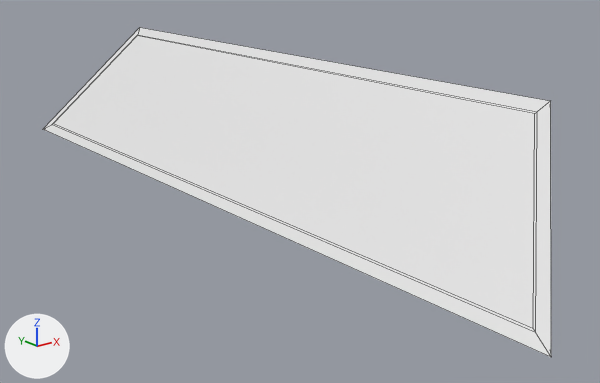
A saved change to the FBX model csgo_addons/surf_castle/models/ramps/jail/jail.fbx.
Both versions are drawn from a camera (50 mm lens) standing at (-14.8, -28.0, 3.4) and looking at (-0.6, -10.3, -3.7). The axes (+X, +Y, +Z) are drawn at lower left. The lights are the same throughout. Mesh edges are drawn as thin lines. Materials are left out; every surface is plain grey.

Names of what the first picture shows: 'lev_ramp.004'.
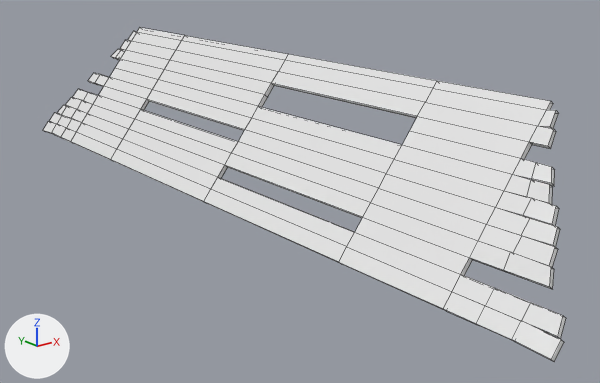
Changed parts and their boxes [x1, y1, x2, y2] in the pictures (600 x 383 px):
'lev_ramp.004', reshaped, rescaled: before [43, 27, 551, 357]; after [43, 28, 566, 362]

What changed in the scene script:
```text
Change me_lev_ramp_004:
    used by ob_lev_ramp_004; location = (0.0, 0.0, 0.0)
    remove me_lev_ramp_004.from_pydata(...)  # 14 vertices, 13 faces; spans x -3.0..0.0, y -20.4..2.6, z -3.9..0.0
    add me_lev_ramp_004.from_pydata(...)  # 372 vertices, 338 faces; spans x -3.6..0.1, y -24.1..3.0, z -4.7..0.0
    me_lev_ramp_004 part 1: 13 vertices removed from x -3.0..0.0, y -20.4..2.6, z -3.9..0.0; 371 vertices added at x -3.6..0.1, y -24.1..3.0, z -4.7..0.0
Change ob_lev_ramp_004:
    ob_lev_ramp_004.scale: (1.0, 1.0, 1.0) -> (0.85, 0.85, 0.85)
```
